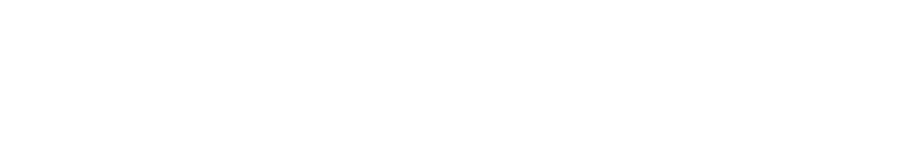
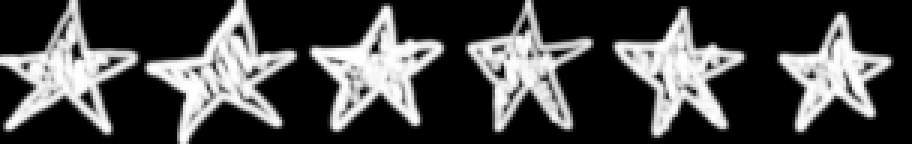
Two versions of the same layered image (912×144). Layer-by-layer changes:
added layer "stars" above "circles" over [0, 0, 894, 144]
renamed "Capa 1" to "squares", hid it over [6, 0, 909, 141]
showed "Fondo", painted on it over [0, 0, 912, 144]
